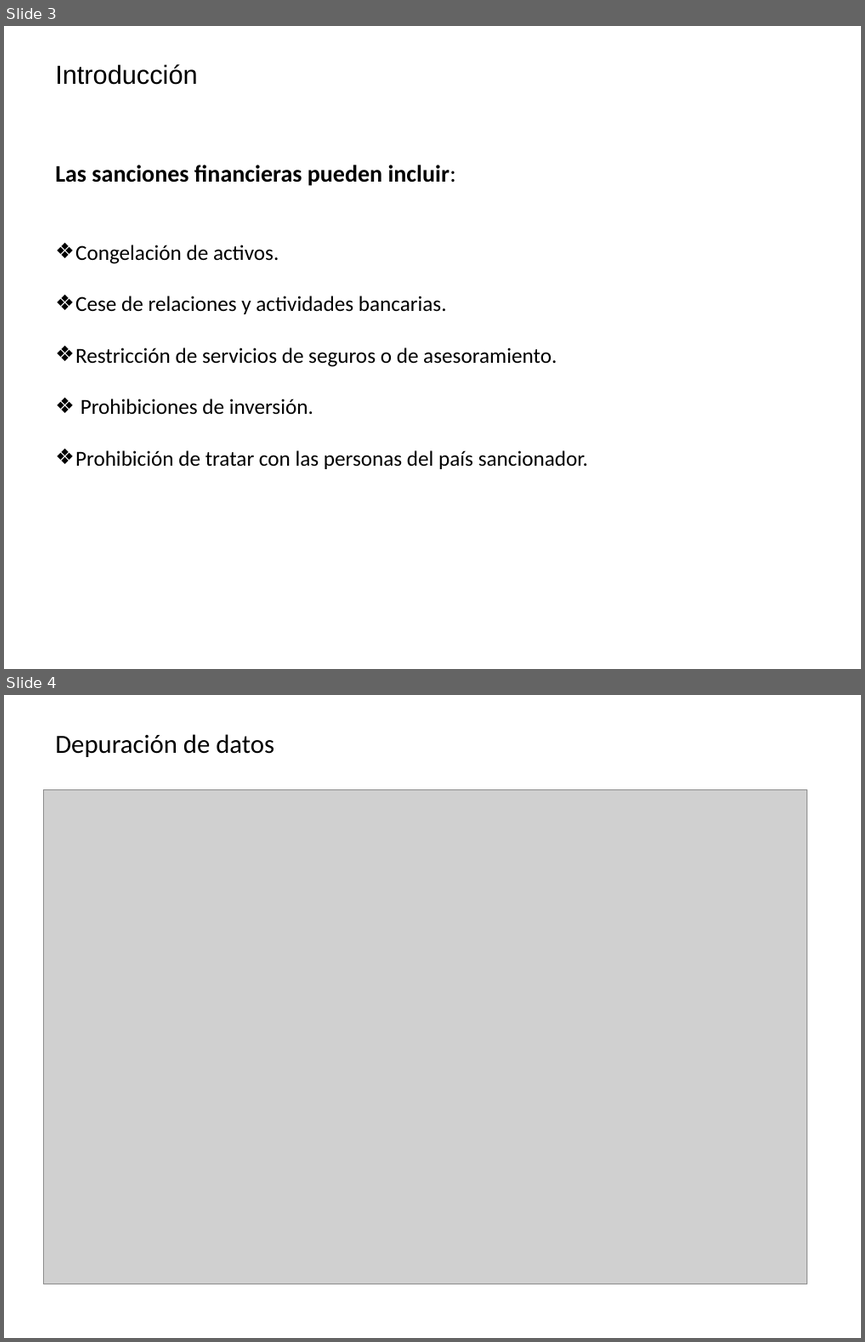
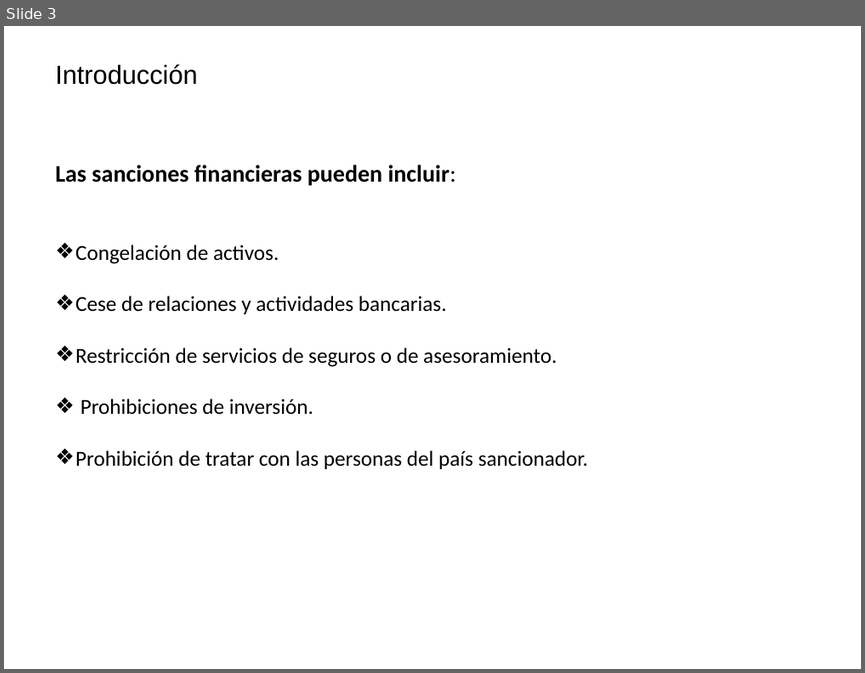
Before and after one commit to Chanalber/TFM, a slide deck: Presentación TFM/Presentación TFM.ppt. Shown one above the other, each under a label of ours: slides 3 and 4 before the commit, slide 3 after it. The pictures are 865x1342 and 865x673 pixels, drawn with LibreOffice and Linux fonts; fonts in the diff are those of the drawing; grey boxes stand for pictures; background and template pictures are left out. Boxes give left, top, right and bottom in pixels: in the first picture for what was removed or moved away, otherwise in the second. Text is boxed around its words. In the diff, an @@ line names an element or a change of style, - is before the commit and + after.

```diff
--- a/Presentación TFM/Presentación TFM.ppt
+++ b/Presentación TFM/Presentación TFM.ppt
@@ slide 4 removed at (4, 695, 861, 1338), background #FFFFFF @@
@@ title removed at (55, 734, 274, 757) @@
-Depuración de datos
@@ picture removed at (43, 790, 806, 1285) @@
```
Also in this commit, not shown: 4 slides added, 3 other slides removed, 3 other files.
